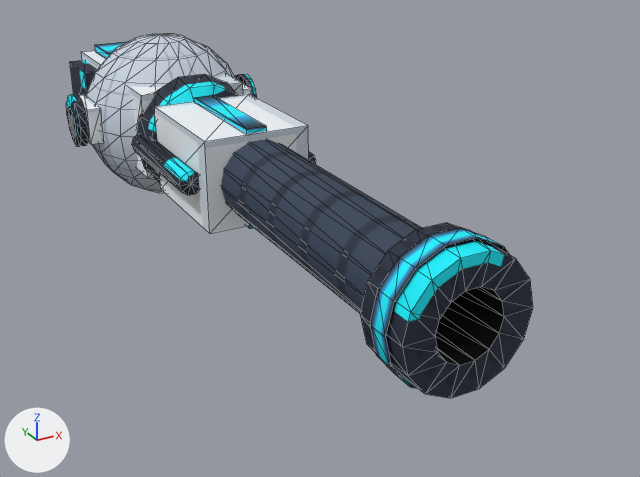
Two versions of the OBJ model assets/Models/turrets/basic_shooter/turret_basic_shooter.obj, one commit apart.
Rendered twice from a 50 mm camera at (-3.56, -10.51, 3.07) aimed at (0.56, -3.03, -0.67). The lights are fixed; the arrows at lower left show +X, +Y and +Z. The older version comes first. Mesh edges are drawn as thin lines. Where no turn or scale is listed for an object, it has been applied to the vertices. Vertices at exactly the same position are counted once.

The scene before the commit, as lines of its bpy script (objects in view):
```python
me_turret_basic_shooter = bpy.data.meshes.new('turret_basic_shooter')
me_turret_basic_shooter.from_pydata(...)  # 550 vertices, 840 faces; spans x -1.17..1.17, y -6.23..1.95, z -1.0..1.0
me_turret_basic_shooter.materials.append(mat_turret_basic_shooter)
ob_turret_basic_shooter = bpy.data.objects.new('turret_basic_shooter', me_turret_basic_shooter)
ob_turret_basic_shooter.location = (0.0, 0.0, 0.0)
```
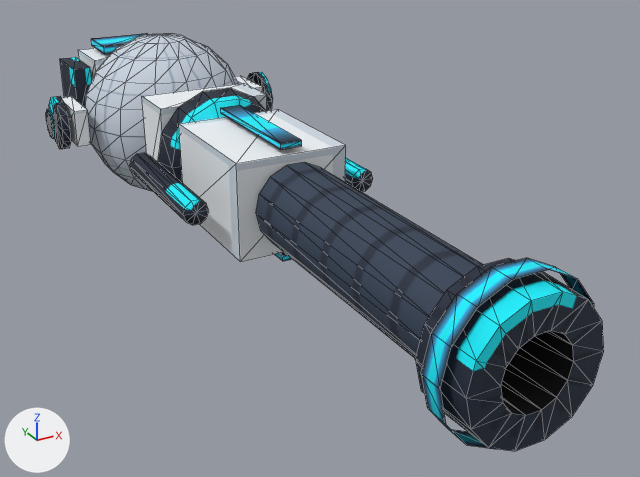
Boxes (x1, y1, x2, y2) around the edits, measured in the pictures (640 x 477 px; the box of a moved part takes in the faces that stretch with it):
'turret_basic_shooter', reshaped (19% wider, 14% taller)
    before: (66, 33, 533, 398)
    after: (46, 33, 604, 451)
part 1 of me_turret_basic_shooter, moved or reshaped
    before: (79, 95, 104, 144)
    after: (62, 96, 91, 146)
part 2 of me_turret_basic_shooter, moved or reshaped
    before: (243, 84, 252, 95)
    after: (234, 76, 263, 93)
part 3 of me_turret_basic_shooter, moved or reshaped
    before: (66, 94, 89, 146)
    after: (49, 96, 71, 149)
part 4 of me_turret_basic_shooter, moved or reshaped
    before: (235, 73, 257, 98)
    after: (247, 72, 272, 111)
part 5 of me_turret_basic_shooter, moved or reshaped
    before: (68, 106, 78, 136)
    after: (46, 109, 55, 139)
part 6 of me_turret_basic_shooter, moved or reshaped
    before: (81, 50, 106, 69)
    after: (78, 48, 111, 79)
part 7 of me_turret_basic_shooter, moved or reshaped
    before: (70, 60, 97, 96)
    after: (60, 57, 92, 107)
part 8 of me_turret_basic_shooter, moved or reshaped
    before: (95, 41, 129, 59)
    after: (91, 33, 148, 54)
part 9 of me_turret_basic_shooter, moved or reshaped
    before: (128, 74, 243, 178)
    after: (142, 83, 267, 162)
part 10 of me_turret_basic_shooter, moved or reshaped
    before: (137, 74, 238, 183)
    after: (158, 88, 266, 183)
part 11 of me_turret_basic_shooter, moved or reshaped
    before: (154, 94, 309, 234)
    after: (179, 109, 346, 262)
part 12 of me_turret_basic_shooter, moved or reshaped
    before: (194, 95, 267, 134)
    after: (221, 105, 302, 149)
part 13 of me_turret_basic_shooter, moved or reshaped (mostly hidden)
    before: (247, 225, 254, 229)
    after: (274, 252, 292, 261)
part 14 of me_turret_basic_shooter, moved or reshaped
    before: (132, 133, 199, 195)
    after: (130, 153, 209, 225)
part 15 of me_turret_basic_shooter, moved or reshaped (mostly hidden before)
    before: (309, 152, 316, 164)
    after: (345, 158, 373, 192)
part 16 of me_turret_basic_shooter, moved or reshaped
    before: (221, 139, 421, 313)
    after: (256, 162, 483, 359)
part 17 of me_turret_basic_shooter, moved or reshaped
    before: (360, 223, 533, 398)
    after: (415, 258, 604, 451)
part 18 of me_turret_basic_shooter, moved or reshaped
    before: (370, 228, 510, 389)
    after: (421, 258, 594, 449)

Patch to the scene script:
```diff
--- a/assets/Models/turrets/basic_shooter/turret_basic_shooter.obj.py
+++ b/assets/Models/turrets/basic_shooter/turret_basic_shooter.obj.py
@@ me_turret_basic_shooter @@
-me_turret_basic_shooter.from_pydata(...)  # 550 vertices, 840 faces; spans x -1.17..1.17, y -6.23..1.95, z -1.0..1.0
+me_turret_basic_shooter.from_pydata(...)  # 550 vertices, 840 faces; spans x -1.43..1.43, y -6.93..2.16, z -1.0..1.0
+# me_turret_basic_shooter part 1: the loose piece of 8 vertices spanning x -1.06..-0.9, y -0.32..0.4, z -0.15..0.27 is moved by (-0.15, 0.0, 0.0)
+# me_turret_basic_shooter part 2: the loose piece of 8 vertices spanning x 0.9..1.06, y -0.32..0.4, z -0.15..0.27 is moved by (0.15, 0.0, 0.0)
+# me_turret_basic_shooter part 3: the loose piece of 25 vertices spanning x -1.15..-1.06, y -0.28..0.36, z -0.26..0.38 is moved by (-0.21, 0.0, 0.0)
+# me_turret_basic_shooter part 4: the loose piece of 25 vertices spanning x 1.06..1.15, y -0.28..0.36, z -0.26..0.38 is moved by (0.21, 0.0, 0.0)
+# me_turret_basic_shooter part 5: the loose piece of 21 vertices spanning x -1.17..-1.15, y -0.14..0.22, z -0.11..0.23 is moved by (-0.26, 0.0, 0.0)
+# me_turret_basic_shooter part 6: the loose piece of 8 vertices spanning x -0.56..0.56, y 0.8..1.7, z -0.33..0.53 is scaled about its middle by (1, 0.889, 1), then moved by (0.0, 0.2, 0.0)
+# me_turret_basic_shooter part 7: the loose piece of 8 vertices spanning x -0.76..-0.54, y 0.85..1.59, z -0.24..0.44 is moved by (-0.08, 0.23, 0.0)
+# me_turret_basic_shooter part 8: the loose piece of 8 vertices spanning x -0.39..0.39, y 0.91..1.59, z 0.53..0.63 is scaled about its middle by (1, 0.889, 1), then moved by (0.0, 0.2, 0.06)
+# me_turret_basic_shooter part 9: the loose piece of 8 vertices spanning x -0.62..0.62, y -1.03..-0.41, z -0.43..0.55 is moved by (0.0, -0.65, 0.0)
+# me_turret_basic_shooter part 10: the loose piece of 29 vertices spanning x -0.71..0.71, y -1.31..-0.99, z -0.7..0.7 is scaled about its middle by (1, 0.875, 1), then moved by (0.0, -0.72, 0.0)
+# me_turret_basic_shooter part 11: the loose piece of 8 vertices spanning x -0.57..0.57, y -2.77..-1.31, z -0.48..0.48 is moved by (0.0, -0.76, 0.0)
+# me_turret_basic_shooter part 12: the loose piece of 8 vertices spanning x -0.11..0.11, y -2.74..-1.34, z 0.47..0.53 is moved by (0.0, -0.76, 0.06)
+# me_turret_basic_shooter part 13: the loose piece of 8 vertices spanning x -0.11..0.11, y -2.74..-1.34, z -0.53..-0.47 is moved by (0.0, -0.76, -0.06)
+# me_turret_basic_shooter part 14: the loose piece of 22 vertices spanning x -0.78..-0.52, y -2.55..-1.03, z -0.12..0.12 is scaled about its middle by (1, 1.04, 1), then moved by (-0.24, -0.73, 0.0)
+# me_turret_basic_shooter part 15: the loose piece of 22 vertices spanning x 0.52..0.78, y -2.55..-1.03, z -0.12..0.12 is scaled about its middle by (1, 1.04, 1), then moved by (0.24, -0.73, 0.0)
+# me_turret_basic_shooter part 16: the loose piece of 28 vertices spanning x -0.42..0.42, y -5.71..-2.33, z -0.41..0.41 is scaled about its middle by (1, 0.822, 1), then moved by (0.0, -0.95, 0.0)
+# me_turret_basic_shooter part 17: the loose piece of 57 vertices spanning x -0.59..0.59, y -6.23..-4.93, z -0.57..0.57 is moved by (0.0, -0.7, 0.0)
+# me_turret_basic_shooter part 18: the loose piece of 28 vertices spanning x -0.6..0.6, y -6.07..-5.87, z -0.59..0.59 is scaled about its middle by (1.08, 1, 1.08), then moved by (0.0, -0.7, 0.0)
+# other edits to the shape of me_turret_basic_shooter do not show in these pictures
 me_turret_basic_shooter.materials.append(mat_turret_basic_shooter)
```
